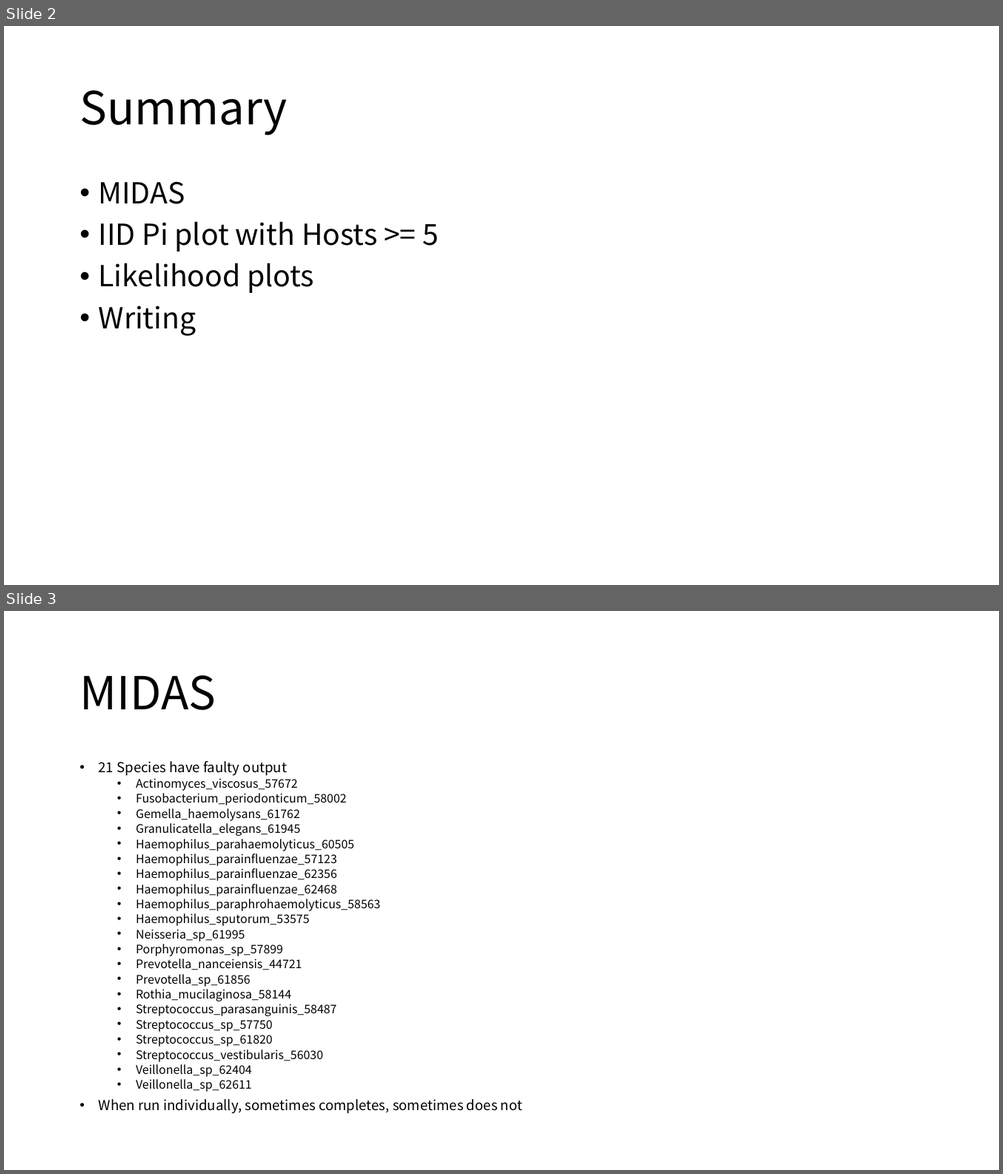
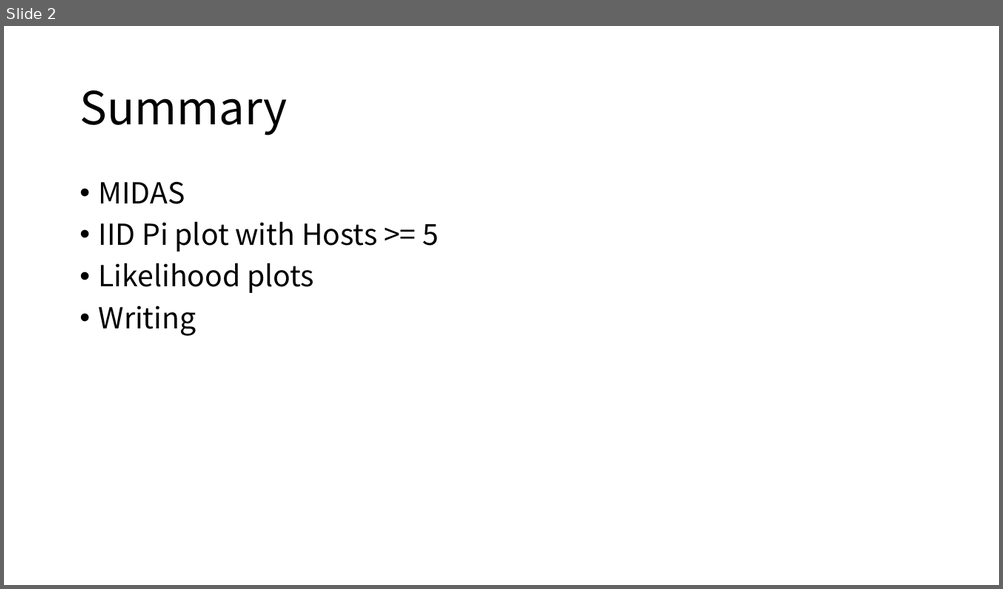
Before and after one commit to jon-mah/demo_for_ccgb, a slide deck: Summary/20220907_microbiome_demographic_slides.pptx. Shown one above the other, each under a label of ours: slides 2 and 3 before the commit, slide 2 after it. The pictures are 1003x1174 and 1003x589 pixels, drawn with LibreOffice and Linux fonts; fonts in the diff are those of the drawing. Boxes give left, top, right and bottom in pixels: in the first picture for what was removed or moved away, otherwise in the second. Text is boxed around its words. In the diff, an @@ line names an element or a change of style, - is before the commit and + after.

```diff
--- a/Summary/20220907_microbiome_demographic_slides.pptx
+++ b/Summary/20220907_microbiome_demographic_slides.pptx
@@ slide 3 removed at (4,611,999,1170), background #FFFFFF @@
@@ title removed at (79,675,216,710) @@
-MIDAS
@@ text removed at (99,761,522,1114) @@
-• 21 Species have faulty output
-  • Actinomyces_viscosus_57672
-  • Fusobacterium_periodonticum_58002
-  • Gemella_haemolysans_61762
-  • Granulicatella_elegans_61945
-  • Haemophilus_parahaemolyticus_60505
-  • Haemophilus_parainfluenzae_57123
-  • Haemophilus_parainfluenzae_62356
-  • Haemophilus_parainfluenzae_62468
-  • Haemophilus_paraphrohaemolyticus_58563
-  • Haemophilus_sputorum_53575
-  • Neisseria_sp_61995
-  • Porphyromonas_sp_57899
-  • Prevotella_nanceiensis_44721
-  • Prevotella_sp_61856
-  • Rothia_mucilaginosa_58144
-  • Streptococcus_parasanguinis_58487
-  • Streptococcus_sp_57750
-  • Streptococcus_sp_61820
-  • Streptococcus_vestibularis_56030
-  • Veillonella_sp_62404
-  • Veillonella_sp_62611
-• When run individually, sometimes completes, sometimes does not
```
Also in this commit, not shown: 5 other slides removed, 7 other files.
